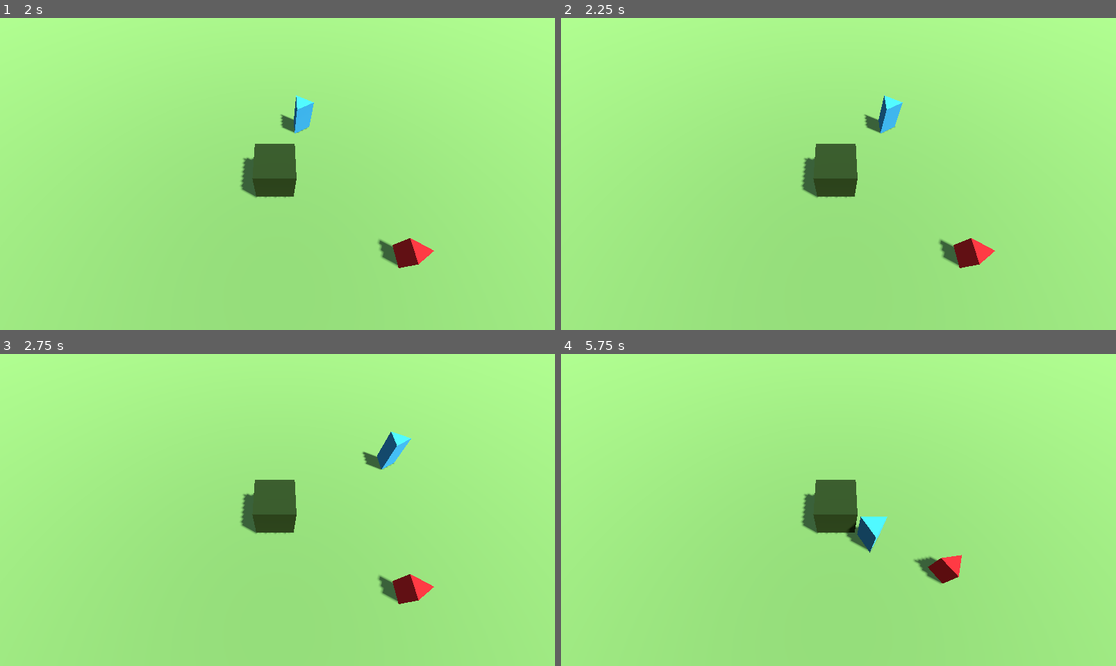
Above: before the commit, frames 1-4 (two rows, left to right).
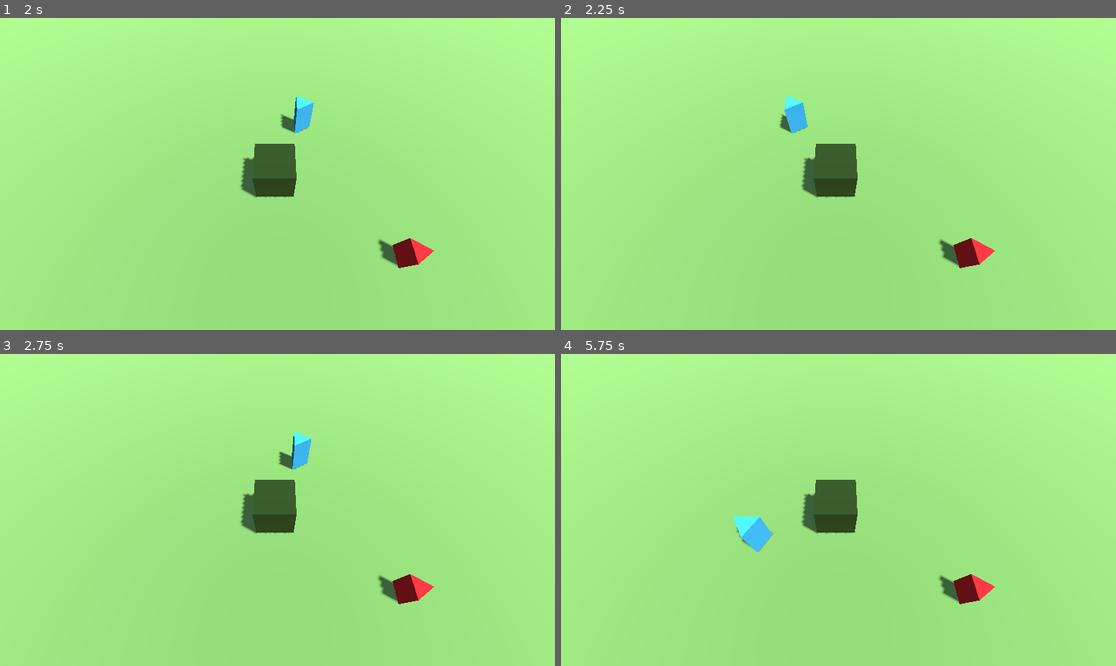
Above: after the commit, the same moments.

Repository: nielssj/godot-topdown-base
Game: Godot game, scene res://main.tscn
The game is run twice, just before and just after one commit, with the same random seed, the same clock (stepped at 60 frames per second) and the same inputs.
Inputs (mouse positions are in pixels of both pictures, inside the frame that each line leads up to):
- Up to frame 1 (2 s): tap Enter at 0.5 s; move the mouse to (399, 158) at 0.52 s; hold D (move_right) 0.53-1.25 s; click (399, 158) at 0.6 s; drag from (166, 189) to (249, 236) at 1.27 s
- Up to frame 2 (2.25 s): tap Y (restart, bound only after the commit) at 2 s; move the mouse to (894, 105) at 2.02 s; hold D (move_right) from 2.03 s (still down); tap Alt at 2.1 s
- Up to frame 3 (2.75 s): keep holding D (move_right)
- Up to frame 4 (5.75 s): release D (move_right) at 2.75 s; drag from (810, 572) to (672, 463) at 2.77 s; tap Y (restart, bound only after the commit) at 3.5, 4.15, 5 s; move the mouse to (1005, 556) at 3.52 s; hold A (move_left) 3.53-4.25 s; click (1005, 556) at 3.6 s; drag from (672, 463) to (755, 432) at 4.27 s; move the mouse to (866, 510) at 5.02 s; hold S (move_back) from 5.03 s (still down); tap Alt at 5.1 s; click (866, 510) at 5.17 s

Frame 1 is identical in both runs. In frame 2, 0.9% of the frame differs, in the area x 39-62%, y 24-37%; in frame 3, 0.9%; in frame 4, 2.1%, in the area x 31-79%, y 52-81%.

Commit message:
feat: win condition

Diff:
--- a/entities/characters/NPC.gd
+++ b/entities/characters/NPC.gd
@@ -45,6 +45,11 @@
 				_enter_attacking()
 			State.DEAD:
 				_enter_dead()
+
+func _ready() -> void:
+	add_to_group("enemies")
+	animation_player.play("RESET")
+
 
 func _physics_process(_delta: float) -> void:
 	# Delegate per-frame logic to the active state
--- /dev/null
+++ b/main.gd
@@ -0,0 +1,28 @@
+extends Node3D
+
+@onready var main_hud: HUD = $MainHUD
+
+
+func _ready() -> void:
+	main_hud.visible = false
+	for enemy in get_tree().get_nodes_in_group("enemies"):
+		enemy.died.connect(_on_enemy_died)
+
+
+func _unhandled_input(event: InputEvent) -> void:
+	if event.is_action_pressed("restart"):
+		get_tree().reload_current_scene()
+
+
+func _on_enemy_died() -> void:
+	if not _are_all_enemies_dead():
+			return
+	main_hud.visible = true
+	main_hud.win_message.visible = true
+
+
+func _are_all_enemies_dead() -> bool:
+	for enemy in get_tree().get_nodes_in_group("enemies"):
+		if not enemy.is_dead:
+			return false
+	return true
--- a/main.tscn
+++ b/main.tscn
@@ -1,8 +1,10 @@
 [gd_scene format=3 uid="uid://cv6d4b8kdf7ai"]
 
 [ext_resource type="PackedScene" uid="uid://by7ldkuod88y8" path="res://levels/level_1.tscn" id="1_ig7tw"]
+[ext_resource type="Script" uid="uid://fymjnssjlege" path="res://main.gd" id="1_lquwl"]
 [ext_resource type="PackedScene" uid="uid://bldrnvf6vxgv4" path="res://entities/characters/Player.tscn" id="2_0xm2m"]
 [ext_resource type="PackedScene" uid="uid://c3sx6pjjffgd" path="res://entities/characters/NPC.tscn" id="3_1bvp3"]
+[ext_resource type="PackedScene" uid="uid://dsbla086huyuy" path="res://ui/hud.tscn" id="5_7mycd"]
 
 [sub_resource type="ProceduralSkyMaterial" id="ProceduralSkyMaterial_ig7tw"]
 sky_horizon_color = Color(0.662243, 0.671743, 0.686743, 1)
@@ -17,6 +19,7 @@
 tonemap_mode = 2
 
 [node name="Main" type="Node3D" unique_id=1623812876]
+script = ExtResource("1_lquwl")
 
 [node name="Common" type="Node3D" parent="." unique_id=313421130]
 
@@ -37,3 +40,6 @@
 
 [node name="NPC" parent="." unique_id=1671086397 instance=ExtResource("3_1bvp3")]
 transform = Transform3D(1, 0, 0, 0, 1, 0, 0, 0, 1, 2, 0, -3)
+
+[node name="MainHUD" parent="." unique_id=237475945 instance=ExtResource("5_7mycd")]
+visible = false
--- a/project.godot
+++ b/project.godot
@@ -59,6 +59,12 @@
 , Object(InputEventMouseButton,"resource_local_to_scene":false,"resource_name":"","device":-1,"window_id":0,"alt_presse …(244 unchanged characters)…
 ]
 }
+restart={
+"deadzone": 0.2,
+"events": [Object(InputEventKey,"resource_local_to_scene":false,"resource_name":"","device":-1,"window_id":0,"alt_pressed":false,"shift_pressed":false,"ctrl_pressed":false,"meta_pressed":false,"pressed":false,"keycode":0,"physical_keycode":89,"key_label":0,"unicode":121,"location":0,"echo":false,"script":null)
+, Object(InputEventJoypadButton,"resource_local_to_scene":false,"resource_name":"","device":-1,"button_index":3,"pressure":0.0,"pressed":true,"script":null)
+]
+}
 
 [rendering]
 
--- /dev/null
+++ b/tests/test_main.gd
@@ -0,0 +1,62 @@
+extends GutTest
+
+const NpcScene = preload("res://entities/characters/NPC.tscn")
+const HudScene = preload("res://ui/hud.tscn")
+const MainScript = preload("res://main.gd")
+
+var main_node: Node3D
+var hud: HUD
+
+
+func before_each() -> void:
+	hud = HudScene.instantiate()
+	hud.name = "MainHUD"
+	main_node = Node3D.new()
+	main_node.set_script(MainScript)
+	main_node.add_child(hud)
+	add_child_autofree(main_node)
+
+
+func _add_npc(dead: bool = false) -> NPC:
+	var npc: NPC = NpcScene.instantiate()
+	add_child_autofree(npc)
+	npc.is_dead = dead
+	return npc
+
+
+func test_no_enemies_counts_as_all_dead() -> void:
+	assert_true(main_node._are_all_enemies_dead())
+
+
+func test_alive_enemy_means_not_all_dead() -> void:
+	_add_npc(false)
+	assert_false(main_node._are_all_enemies_dead())
+
+
+func test_dead_enemy_counts_as_all_dead() -> void:
+	_add_npc(true)
+	assert_true(main_node._are_all_enemies_dead())
+
+
+func test_mix_of_alive_and_dead_is_not_all_dead() -> void:
+	_add_npc(true)
+	_add_npc(false)
+	assert_false(main_node._are_all_enemies_dead())
+
+
+func test_last_enemy_death_reveals_win_hud() -> void:
+	var npc := _add_npc()
+	npc.died.connect(main_node._on_enemy_died)
+	npc.is_dead = true
+	npc.died.emit()
+	assert_true(hud.visible)
+	assert_true(hud.win_message.visible)
+
+
+func test_partial_enemy_death_keeps_hud_hidden() -> void:
+	var dead_npc := _add_npc()
+	_add_npc()  # second enemy stays alive
+	dead_npc.died.connect(main_node._on_enemy_died)
+	dead_npc.is_dead = true
+	dead_npc.died.emit()
+	assert_false(hud.visible)
--- /dev/null
+++ b/ui/hud.gd
@@ -0,0 +1,10 @@
+class_name HUD
+extends CanvasLayer
+
+@onready var win_message: Control = $CenterContainer/WinMessage
+@onready var lose_message: Control = $CenterContainer/LoseMessage
+
+
+func _ready() -> void:
+	win_message.visible = false
+	lose_message.visible = false
--- /dev/null
+++ b/ui/hud.tscn
@@ -0,0 +1,60 @@
+[gd_scene format=3 uid="uid://dsbla086huyuy"]
+
+[ext_resource type="Script" uid="uid://cldfo28ckgspj" path="res://ui/hud.gd" id="1_rbyyf"]
+
+[node name="HUD" type="CanvasLayer" unique_id=237475945]
+script = ExtResource("1_rbyyf")
+
+[node name="ColorRect" type="ColorRect" parent="." unique_id=410831899]
+anchors_preset = 15
+anchor_right = 1.0
+anchor_bottom = 1.0
+grow_horizontal = 2
+grow_vertical = 2
+color = Color(1, 1, 1, 0.50980395)
+
+[node name="CenterContainer" type="CenterContainer" parent="." unique_id=1571348756]
+anchors_preset = 15
+anchor_right = 1.0
+anchor_bottom = 1.0
+grow_horizontal = 2
+grow_vertical = 2
+
+[node name="WinMessage" type="Control" parent="CenterContainer" unique_id=776122456]
+layout_mode = 2
+
+[node name="VBoxContainer" type="VBoxContainer" parent="CenterContainer/WinMessage" unique_id=45334608]
+layout_mode = 0
+offset_left = -131.0
+offset_top = -48.0
+offset_right = 131.0
+offset_bottom = 48.0
+alignment = 1
+
+[node name="WinLabel" type="Label" parent="CenterContainer/WinMessage/VBoxContainer" unique_id=989680087]
+layout_mode = 2
+theme_override_constants/outline_size = 20
+theme_override_font_sizes/font_size = 46
+text = "YOU WIN :D"
+horizontal_alignment = 1
+
+[node name="RestartLabel" type="Label" parent="CenterContainer/WinMessage/VBoxContainer" unique_id=1449319845]
+layout_mode = 2
+theme_override_constants/outline_size = 14
+theme_override_font_sizes/font_size = 20
+text = "Press Y to restart"
+horizontal_alignment = 1
+
+[node name="LoseMessage" type="Control" parent="CenterContainer" unique_id=67064019]
+visible = false
+layout_mode = 2
+
+[node name="LoseLabel" type="Label" parent="CenterContainer/LoseMessage" unique_id=1555649657]
+layout_mode = 0
+offset_left = -131.0
+offset_top = -32.0
+offset_right = 130.0
+offset_bottom = 32.0
+theme_override_constants/outline_size = 20
+theme_override_font_sizes/font_size = 46
+text = "YOU LOSE :("
Not shown, added: .claude/settings.local.json
Not shown, added: main.gd.uid
Not shown, added: tests/test_main.gd.uid
Not shown, added: ui/hud.gd.uid
